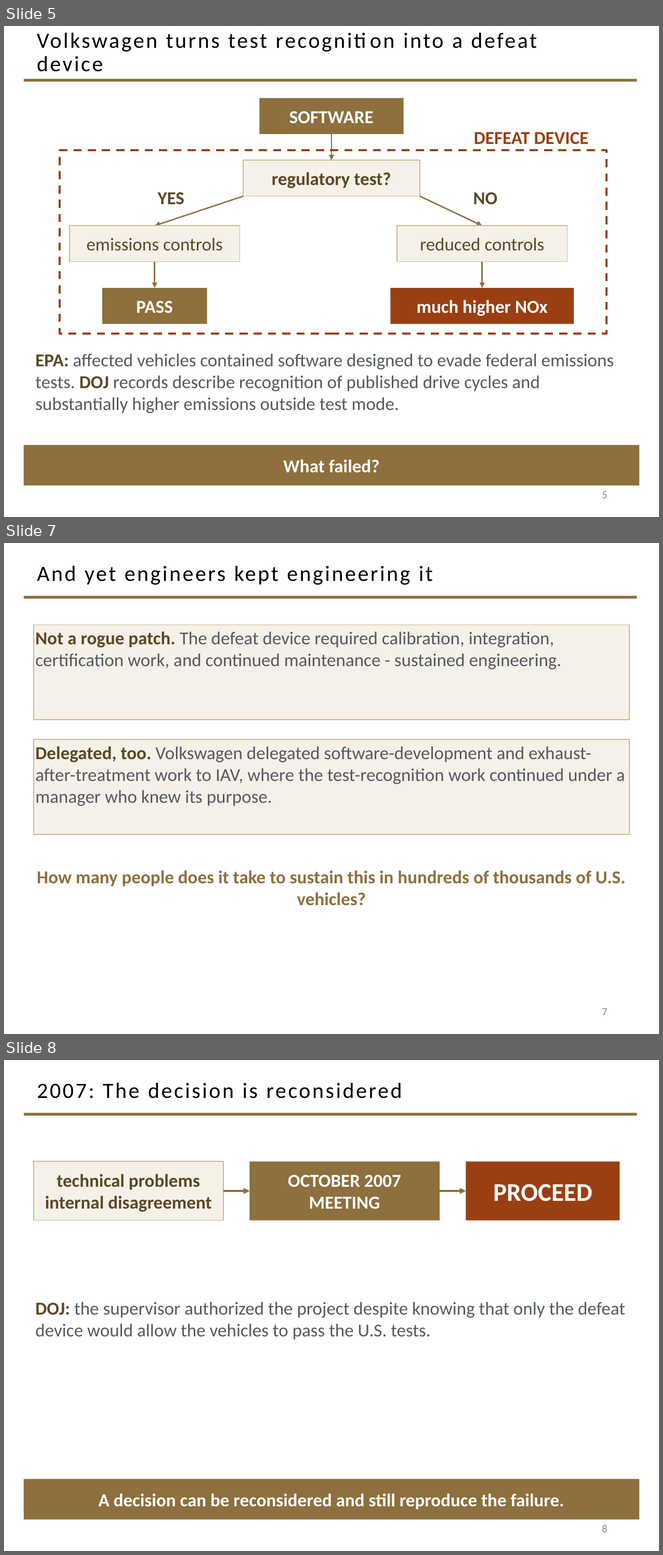
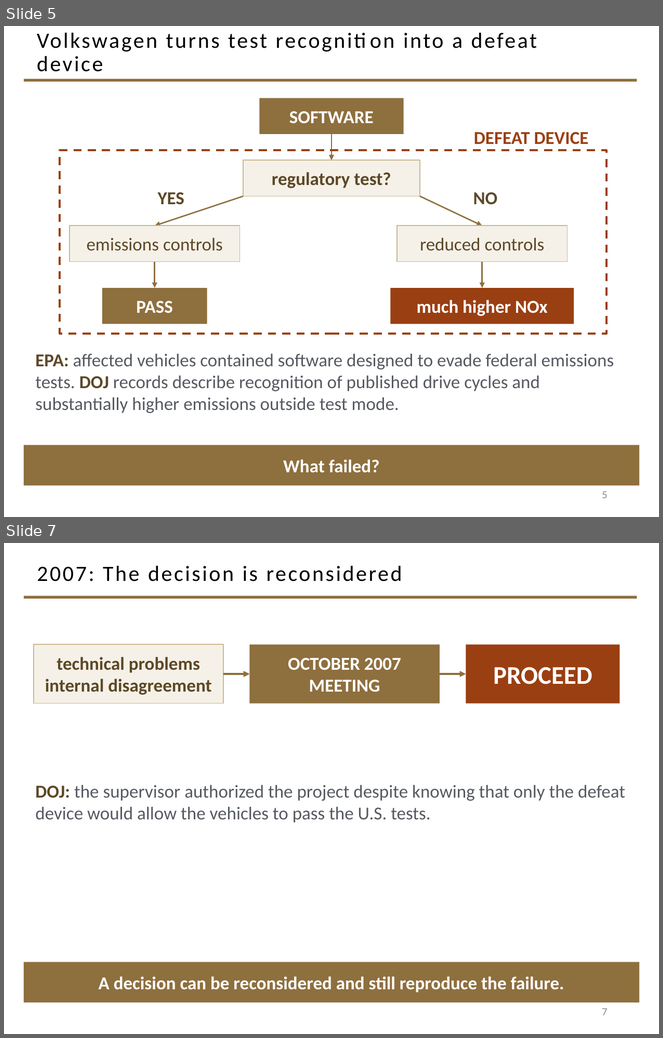
Before and after one commit to davisjam/model-based-agentic-software-engineering, a slide deck: course/lectures/act-2-delegation-and-control/04-failure-aware-engineering/2-4-Failure-Aware-Engineering.pptx. Shown one above the other, each under a label of ours: slides 5, 7 and 8 before the commit, slides 5 and 7 after it; the slides between them are not shown. The pictures are 663x1555 and 663x1038 pixels, drawn with LibreOffice and Linux fonts; fonts in the diff are those of the drawing; background and template pictures are left out. Boxes give left, top, right and bottom in pixels: in the first picture for what was removed or moved away, otherwise in the second. Text is boxed around its words. In the diff, an @@ line names an element or a change of style, - is before the commit and + after.

```diff
--- a/course/lectures/act-2-delegation-and-control/04-failure-aware-engineering/2-4-Failure-Aware-Engineering.pptx
+++ b/course/lectures/act-2-delegation-and-control/04-failure-aware-engineering/2-4-Failure-Aware-Engineering.pptx
@@ slide 7 removed at [4,543,659,1034], background #FFFFFF; not listed: 1 template element that a slide beside it also shows @@
@@ title removed at [37,565,433,585] @@
-And yet engineers kept engineering it
@@ rectangle removed at [34,625,630,720] @@
-Not a rogue patch. The defeat device required calibration, integration, certification work, and continued maintenance - sustained engineering.
@@ rectangle removed at [34,740,630,835] @@
-Delegated, too. Volkswagen delegated software-development and exhaust-after-treatment work to IAV, where the test-recognition work continued under a manager who knew its purpose.
@@ text removed at [37,871,626,906] @@
-How many people does it take to sustain this in hundreds of thousands of U.S. vehicles?
@@ page number removed at [602,1008,608,1016] @@
-7
@@ what was slide 8 is now slide 7 @@
@@ page number at [602,1008,608,1016]: text changed @@
-8
+7
```
Also in this commit, not shown: 1 slide changed.
